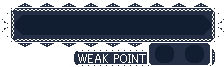
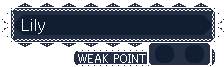
Revision of a layered 224 x 67 image; what changed, layer by layer:
renamed "Pasted Layer" to "Lily", showed it, moved it above "sES101リーリィ.png", painted on it over [22, 19, 45, 34]
